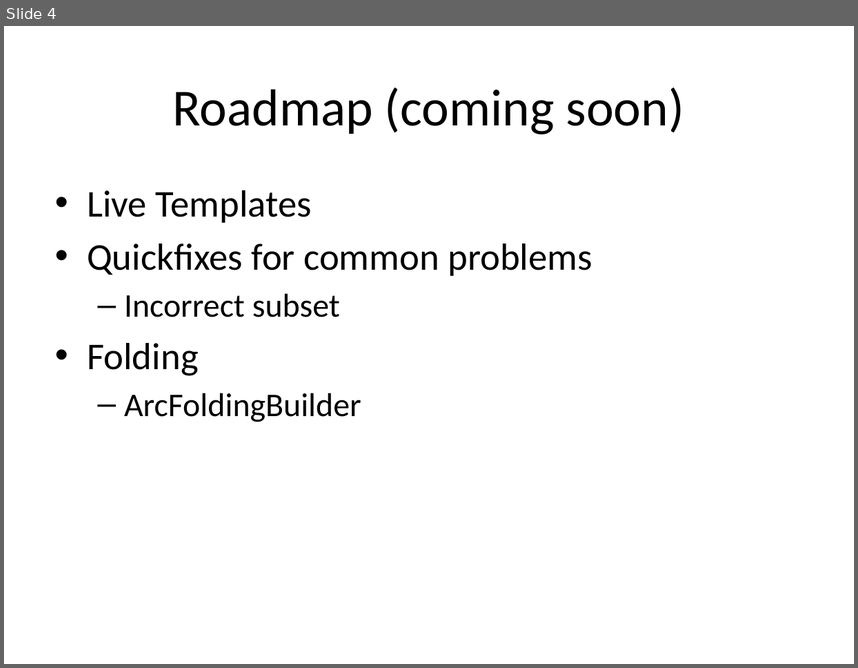
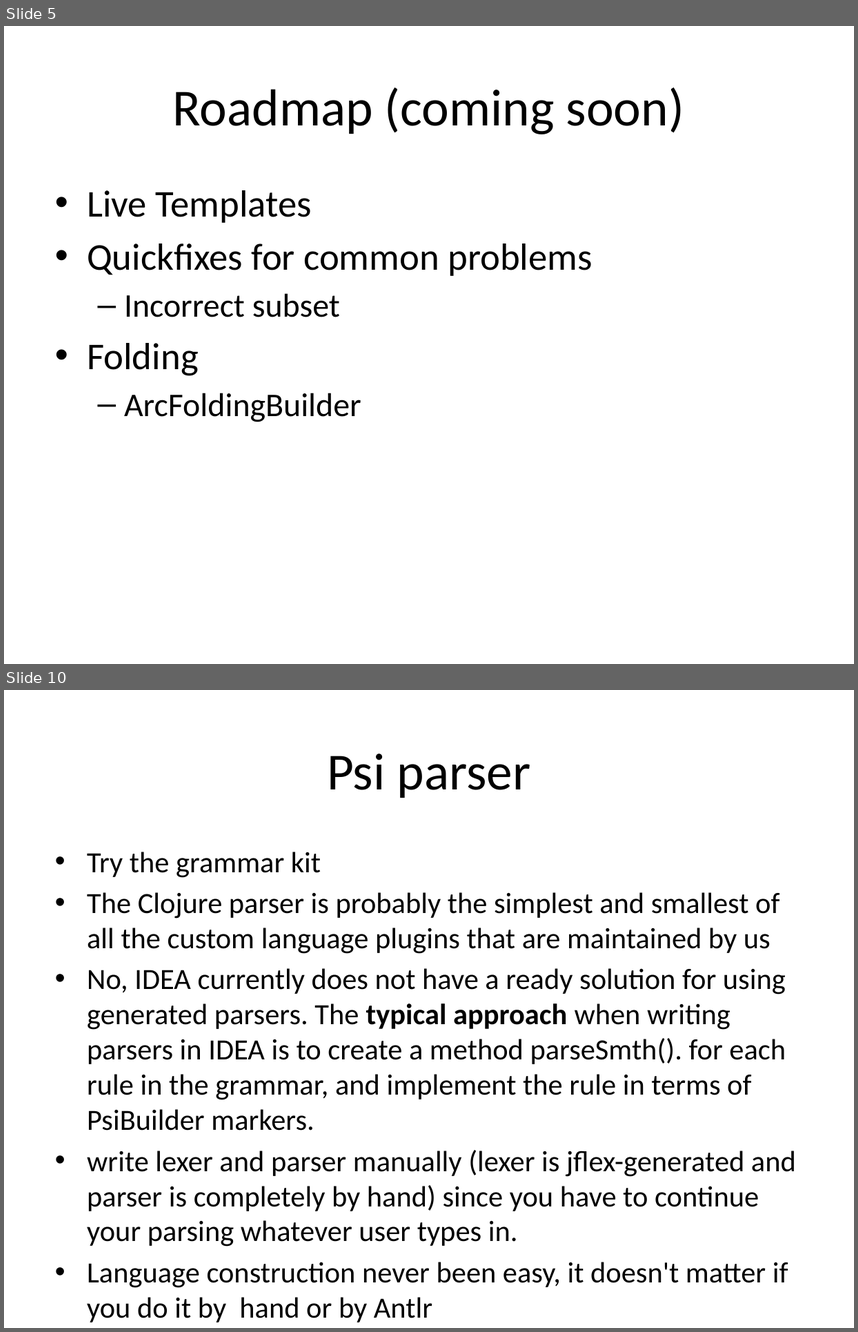
Before and after one commit to holgerbrandl/r4intellij, a slide deck: R4Intellij.pptx. Shown one above the other, each under a label of ours: slide 4 before the commit, slides 5 and 10 after it; the slides between them are not shown. The pictures are 858x668 and 858x1332 pixels, drawn with LibreOffice and Linux fonts; fonts in the diff are those of the drawing. Boxes give left, top, right and bottom in pixels: in the first picture for what was removed or moved away, otherwise in the second. Text is boxed around its words. In the diff, an @@ line names an element or a change of style, - is before the commit and + after.

Commit message:
started antlr-based grammar implementation

```diff
--- a/R4Intellij.pptx
+++ b/R4Intellij.pptx
@@ slide 10 added at [4, 690, 854, 1328], background #FFFFFF @@
@@ title added at [327, 753, 531, 798], 44 pt, text #000000 @@
+Psi parser
@@ text added at [87, 851, 796, 1322], 24.8 pt, text #000000 @@
+• Try the grammar kit
+• The Clojure parser is probably the simplest and smallest of all the custom language plugins that are maintained by us
+• No, IDEA currently does not have a ready solution for using generated parsers. The typical approach when writing parsers in IDEA is to create a method parseSmth(). for each rule in the grammar, and implement the rule in terms of PsiBuilder markers.
+• write lexer and parser manually (lexer is jflex-generated and parser is completely by hand) since you have to continue your parsing whatever user types in.
+• Language construction never been easy, it doesn't matter if you do it by hand or by Antlr
@@ what was slide 4 is now slide 5 @@
```
Also in this commit, not shown: 2 slides changed, 12 other slides added, 4 other files.
